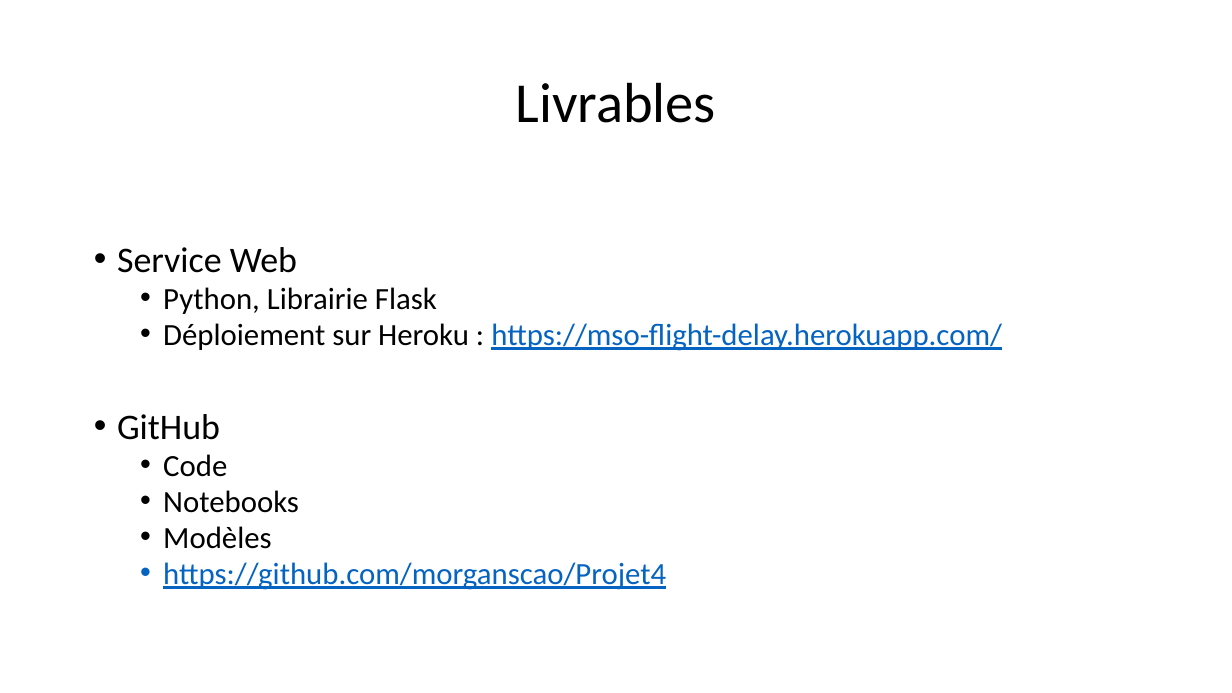
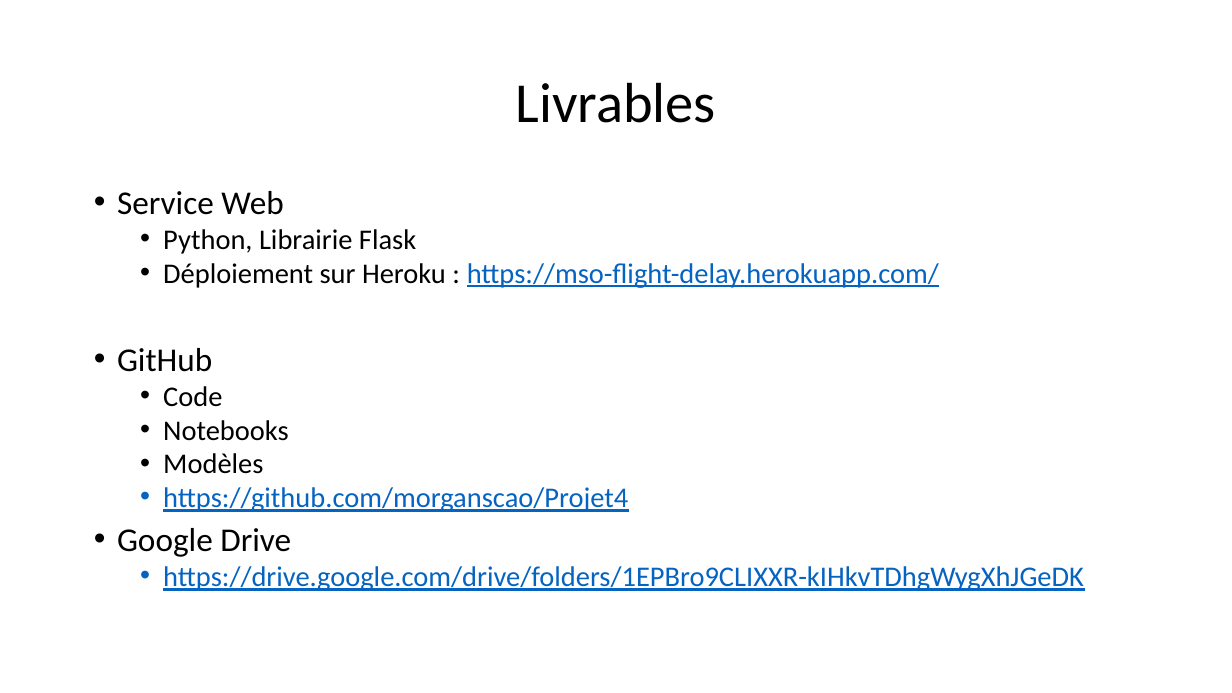
Before and after one commit to morganscao/Projet4, a slide deck: slide 25 of rapport/Anticipez le retard de vol des avions.pptx (slide 27 before the commit). Drawn at 1232x693 pixels with LibreOffice and Linux fonts; fonts in the diff are those of the drawing. Boxes give left, top, right and bottom in pixels: in the first picture for what was removed or moved away, otherwise in the second. Text is boxed around its words. In the diff, an @@ line names an element or a change of style, - is before the commit and + after.

```diff
--- a/rapport/Anticipez le retard de vol des avions.pptx
+++ b/rapport/Anticipez le retard de vol des avions.pptx
@@ text at [117, 191, 939, 512]: size 28 to 25.9 pt in "Service Web", "GitHub"; size 24 to 22.2 pt in "Python, Librairie Flask", "Déploiement sur Heroku : https://mso-flight-delay.herokuapp. ...", "Code", "Notebooks" and 2 more places @@
@@ text at [117, 528, 1084, 591]: paragraphs added @@
+• Google Drive
+  • https://drive.google.com/drive/folders/1EPBro9CLIXXR-kIHkvTDhgWygXhJGeDK
```
Also in this commit, not shown: 10 other slides changed, 2 slides removed, 16 other files.
